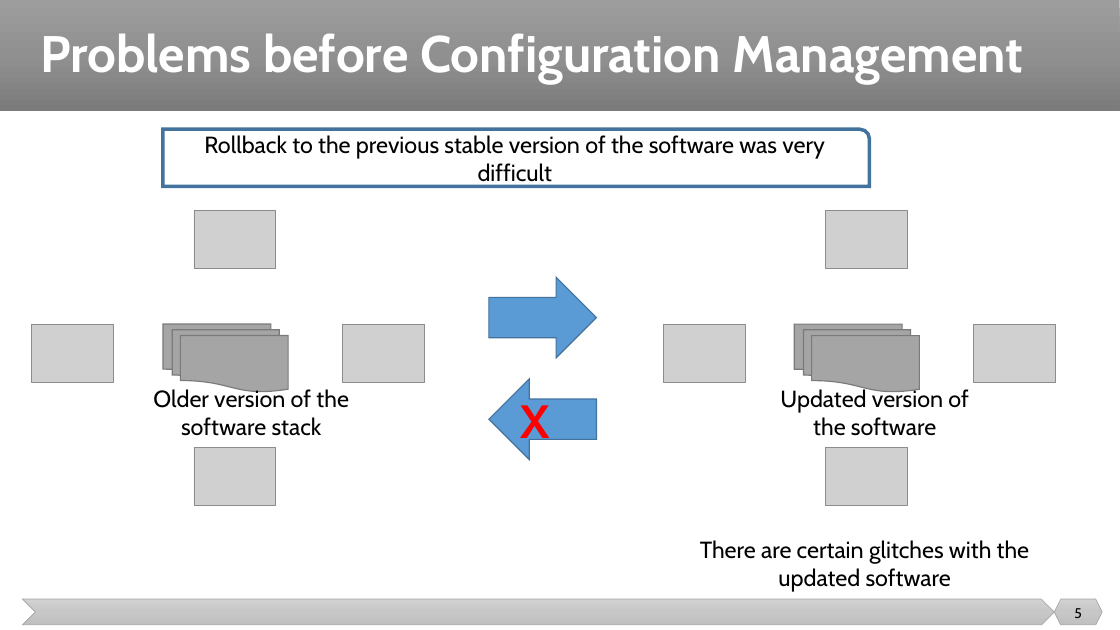
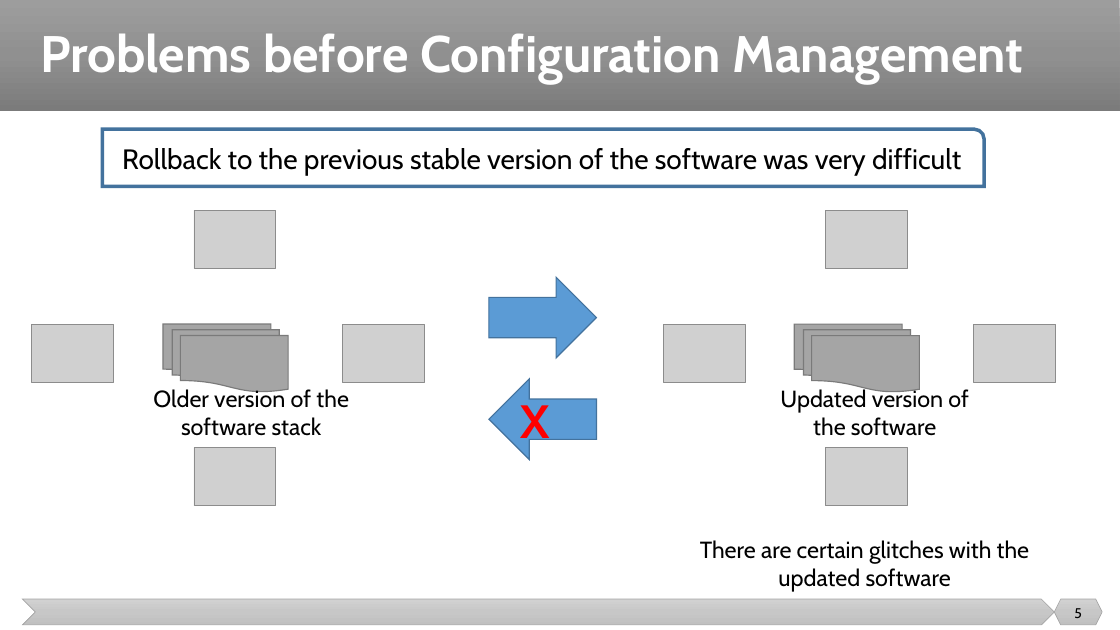
Before and after one commit to malenezi/malenezi, a slide deck: slide 5 of SE489/Lectures/6-Configuration Management/Configuration Management 2.pptx. Drawn at 1120x630 pixels with LibreOffice and Linux fonts; fonts in the diff are those of the drawing; grey boxes stand for pictures. Boxes give left, top, right and bottom in pixels: in the first picture for what was removed or moved away, otherwise in the second. Text is boxed around its words. In the diff, an @@ line names an element or a change of style, - is before the commit and + after.

```diff
--- a/SE489/Lectures/6-Configuration Management/Configuration Management 2.pptx
+++ b/SE489/Lectures/6-Configuration Management/Configuration Management 2.pptx
@@ round rect "Rollback to the previous stable ...": place and size @@
-round rect "Rollback to the previous stable ..." at [163, 129, 870, 187]
+round rect "Rollback to the previous stable ..." at [103, 129, 984, 187]
@@ round rect "Rollback to the previous stable ..." at [103, 129, 984, 187]: size 20 to 24 pt @@
```
Also in this commit, not shown: 4 other slides changed, 1 other file.
